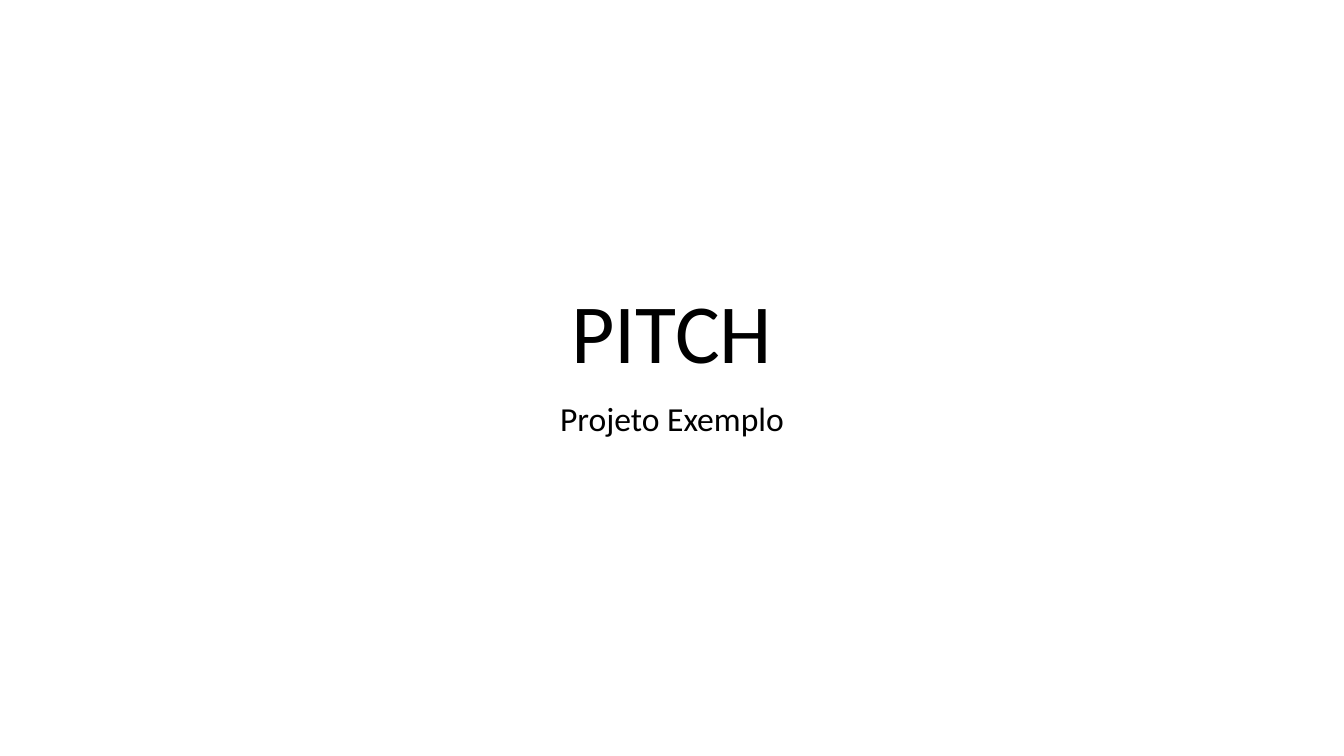
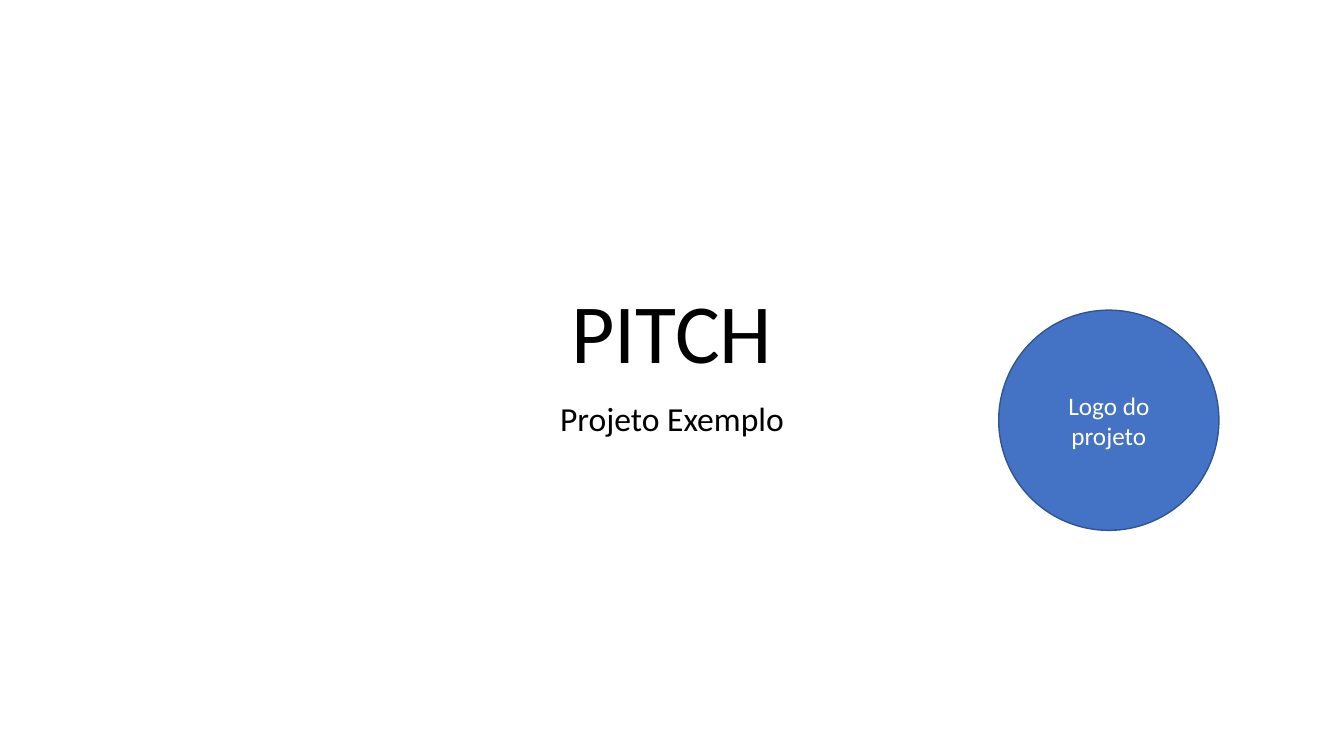
Before and after one commit to art5hur/ExemploGit-2024, a slide deck: slide 1 of PastaDocumentos/PITCH.pptx. Drawn at 1344x756 pixels with LibreOffice and Linux fonts; fonts in the diff are those of the drawing. Boxes give left, top, right and bottom in pixels: in the first picture for what was removed or moved away, otherwise in the second. Text is boxed around its words. In the diff, an @@ line names an element or a change of style, - is before the commit and + after.

Commit message:
2a versão do PITCH com logo adicionado

```diff
--- a/PastaDocumentos/PITCH.pptx
+++ b/PastaDocumentos/PITCH.pptx
@@ ellipse added at <box>999,311,1219,530</box>, fill #4472C4, outline #325491 1 pt, 18 pt, text #FFFFFF @@
+Logo do projeto
```
